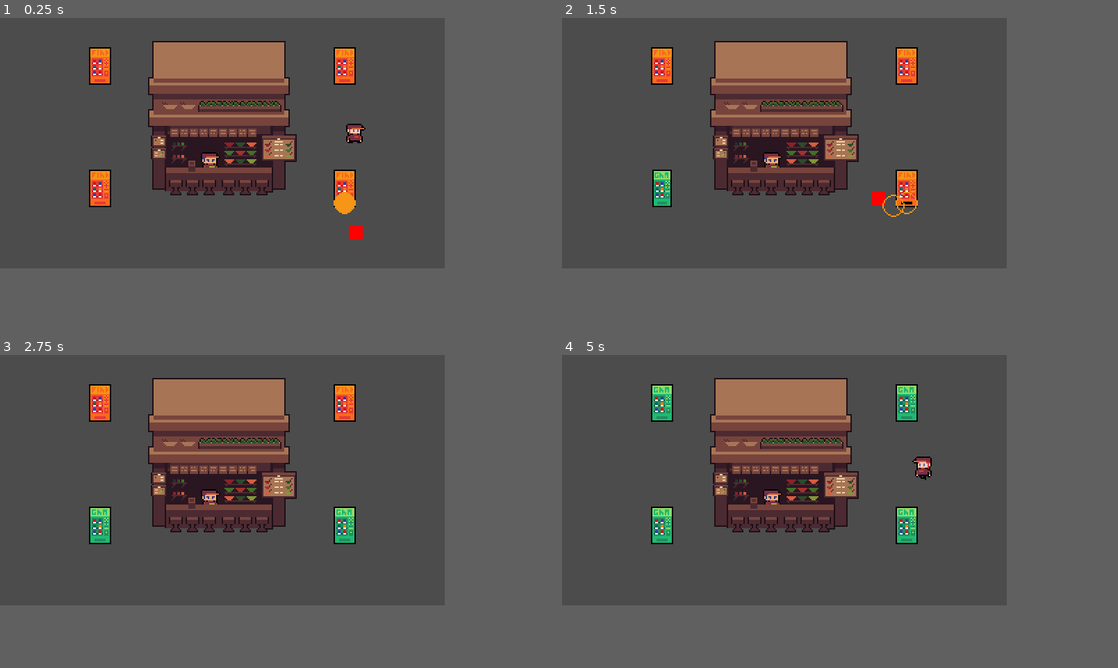
Above: before the commit, frames 1-4 (two rows, left to right).
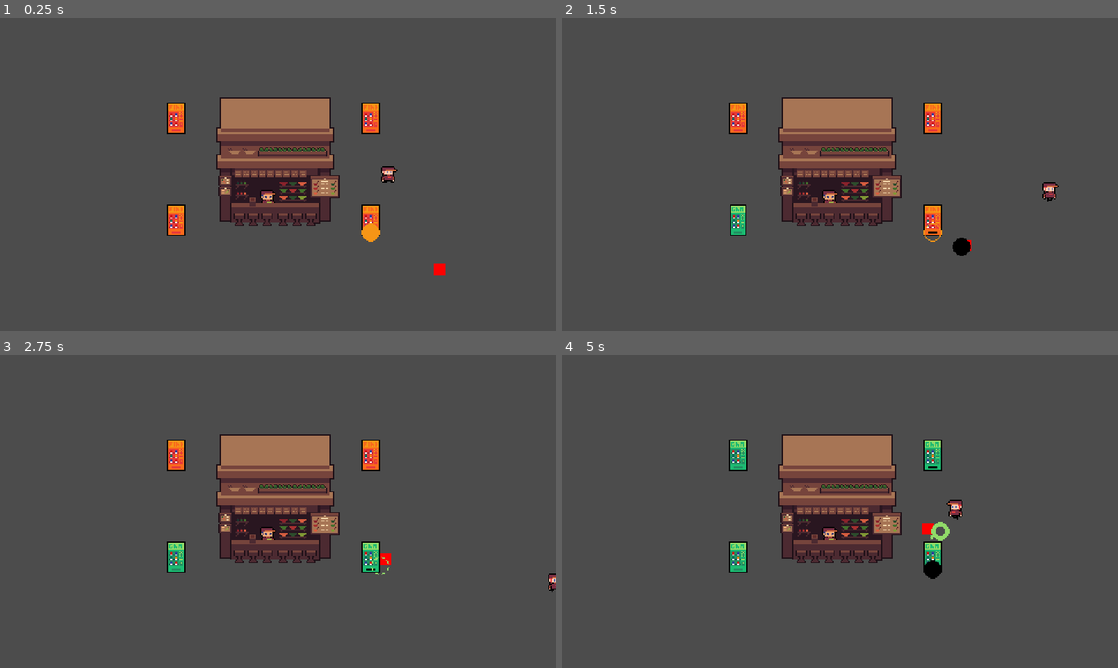
Above: after the commit, the same moments.

Repository: pithnoo/Elevending
Game: Godot game, scene res://Scenes/World.tscn
The game is run twice, just before and just after one commit, with the same random seed, the same clock (stepped at 60 frames per second) and the same inputs.
Inputs:
- Up to frame 1 (0.25 s): no input
- Up to frame 2 (1.5 s): hold Right (ui_right) 0.53-1.28 s; tap Space (roll) at 0.6 s; hold Down (ui_down) from 1.28 s (still down); tap H (turret1) at 1.35 s
- Up to frame 3 (2.75 s): release Down (ui_down) at 2.03 s; hold Right (ui_right) from 2.03 s (still down); tap J (turret2) at 2.1 s
- Up to frame 4 (5 s): release Right (ui_right) at 2.78 s; hold Up (ui_up) 2.78-3.53 s; tap K (turret3) at 2.85 s; hold Left (ui_left) from 3.53 s (still down); tap L (turret4) at 3.6 s; tap Space (roll) at 4.35 s
In our replay, the window is 640x360 before the commit and 800x450 after it. These sizes can differ from the game's own. Grey fills any space a smaller window leaves; there, only what the larger window draws over its background counts as a difference.

The runs differ from the first frame. In frame 1, 19% of the frame differs, in the area x 16-81%, y 7-83%; in frame 2, 19%; in frame 3, 19%; in frame 4, 19%.

Commit message:
fixed issue which caused all turret flash, adjusted resolution

Diff:
--- a/Code/Level/core.gd
+++ b/Code/Level/core.gd
@@ -9,5 +9,4 @@
 	queue_free()
 
 func _on_HurtBox_area_entered(area:Area2D):
-	#print("check")
 	pass
--- a/Code/Turret/turret.gd
+++ b/Code/Turret/turret.gd
@@ -13,8 +13,6 @@
 export(PackedScene) var Projectile
 export(PackedScene) var projectileEffect
 export(int) var maxAmmo
-
-# export(float) var projectileSpeed
 export(float) var cooldown
 
 func _ready():
--- a/Code/Turret/turret_manager.gd
+++ b/Code/Turret/turret_manager.gd
@@ -31,8 +31,6 @@
 
 	if switchInput && switchTimer.is_stopped():
 
-		print(switchInput)
-
 		switchTimer.start(cooldown)
 
 		var wr = weakref(currentTurret)
--- a/Code/Turret/turret_start.gd
+++ b/Code/Turret/turret_start.gd
@@ -1,7 +1,9 @@
 extends TurretBaseState
 
 export(NodePath) var idle_node
+export(NodePath) var empty_node
 
+onready var empty_state: TurretBaseState = get_node(empty_node)
 onready var idle_state: TurretBaseState = get_node(idle_node)
 var animation_finished = false
 
@@ -9,10 +11,12 @@
 	.enter()
 
 func process(_delta: float) -> TurretBaseState:
+	if turret.ammo <= 0:
+		return empty_state
 	if animation_finished:
 		return idle_state
 
 	return null
 
-func _on_AnimationPlayer_animation_finished(anim_name:String):
+func start_finished():
 	animation_finished = true
--- a/Scenes/Entities/Core.tscn
+++ b/Scenes/Entities/Core.tscn
@@ -36,7 +36,6 @@
 position = Vector2( -0.5, 0 )
 shape = SubResource( 2 )
 
-[connection signal="health_changed" from="Stats" to="." method="_on_Stats_health_changed"]
 [connection signal="no_health" from="Stats" to="." method="_on_Stats_no_health"]
 [connection signal="area_entered" from="HurtBox" to="." method="_on_HurtBox_area_entered"]
 [connection signal="area_entered" from="HurtBox" to="HurtBox" method="_on_HurtBox_area_entered"]
--- a/Scenes/Entities/FireTurret.tscn
+++ b/Scenes/Entities/FireTurret.tscn
@@ -44,6 +44,7 @@
 
 [sub_resource type="Animation" id=13]
 resource_name = "Idle"
+length = 0.001
 tracks/0/type = "value"
 tracks/0/path = NodePath("Sprite:frame")
 tracks/0/interp = 1
@@ -72,7 +73,7 @@
 "values": [ 1 ]
 }
 
-[sub_resource type="Animation" id=16]
+[sub_resource type="Animation" id=19]
 resource_name = "Start"
 length = 0.2
 step = 0.005
@@ -99,6 +100,32 @@
 "transitions": PoolRealArray( 1, 1 ),
 "update": 1,
 "values": [ true, false ]
+}
+tracks/2/type = "method"
+tracks/2/path = NodePath("StateManager/Start")
+tracks/2/interp = 1
+tracks/2/loop_wrap = true
+tracks/2/imported = false
+tracks/2/enabled = true
+tracks/2/keys = {
+"times": PoolRealArray( 0.2 ),
+"transitions": PoolRealArray( 1 ),
+"values": [ {
+"args": [  ],
+"method": "start_finished"
+} ]
+}
+tracks/3/type = "value"
+tracks/3/path = NodePath("Sprite:frame")
+tracks/3/interp = 1
+tracks/3/loop_wrap = true
+tracks/3/imported = false
+tracks/3/enabled = true
+tracks/3/keys = {
+"times": PoolRealArray( 0 ),
+"transitions": PoolRealArray( 1 ),
+"update": 1,
+"values": [ 2 ]
 }
 
 [sub_resource type="AnimationNodeAnimation" id=7]
@@ -128,6 +155,7 @@
 [sub_resource type="AnimationNodeStateMachinePlayback" id=15]
 
 [sub_resource type="ShaderMaterial" id=17]
+resource_local_to_scene = true
 shader = ExtResource( 11 )
 shader_param/active = false
 shader_param/colour = Color( 0.968627, 0.588235, 0.0901961, 1 )
@@ -136,7 +164,7 @@
 radius = 88.0
 
 [sub_resource type="RectangleShape2D" id=1]
-extents = Vector2( 8, 4 )
+extents = Vector2( 8, 9.5 )
 
 [node name="FireTurret" type="StaticBody2D"]
 collision_layer = 8
@@ -175,6 +203,7 @@
 script = ExtResource( 10 )
 animation_name = "Start"
 idle_node = NodePath("../Idle")
+empty_node = NodePath("../Empty")
 
 [node name="FirePoint" type="Position2D" parent="."]
 position = Vector2( 0, 13 )
@@ -184,7 +213,7 @@
 anims/Empty = SubResource( 12 )
 anims/Idle = SubResource( 13 )
 anims/RESET = SubResource( 14 )
-anims/Start = SubResource( 16 )
+anims/Start = SubResource( 19 )
 
 [node name="AnimationTree" type="AnimationTree" parent="."]
 tree_root = SubResource( 3 )
@@ -212,9 +241,8 @@
 shape = SubResource( 2 )
 
 [node name="CollisionShape2D" type="CollisionShape2D" parent="."]
-position = Vector2( 0, 4 )
+position = Vector2( 0, -1.5 )
 shape = SubResource( 1 )
 
-[connection signal="animation_finished" from="AnimationPlayer" to="StateManager/Start" method="_on_AnimationPlayer_animation_finished"]
 [connection signal="body_entered" from="AttackRange" to="AttackRange" method="_on_AttackRange_body_entered"]
 [connection signal="body_exited" from="AttackRange" to="AttackRange" method="_on_AttackRange_body_exited"]
--- a/Scenes/Entities/GrassTurret.tscn
+++ b/Scenes/Entities/GrassTurret.tscn
@@ -14,6 +14,7 @@
 
 [sub_resource type="Animation" id=11]
 resource_name = "Attack"
+length = 0.001
 tracks/0/type = "value"
 tracks/0/path = NodePath("Sprite:frame")
 tracks/0/interp = 1
@@ -44,6 +45,7 @@
 
 [sub_resource type="Animation" id=13]
 resource_name = "Idle"
+length = 0.001
 tracks/0/type = "value"
 tracks/0/path = NodePath("Sprite:frame")
 tracks/0/interp = 1
@@ -72,7 +74,7 @@
 "values": [ 1 ]
 }
 
-[sub_resource type="Animation" id=16]
+[sub_resource type="Animation" id=18]
 resource_name = "Start"
 length = 0.2
 step = 0.005
@@ -100,6 +102,32 @@
 "update": 1,
 "values": [ true, false ]
 }
+tracks/2/type = "method"
+tracks/2/path = NodePath("StateManager/Start")
+tracks/2/interp = 1
+tracks/2/loop_wrap = true
+tracks/2/imported = false
+tracks/2/enabled = true
+tracks/2/keys = {
+"times": PoolRealArray( 0.2 ),
+"transitions": PoolRealArray( 1 ),
+"values": [ {
+"args": [  ],
+"method": "start_finished"
+} ]
+}
+tracks/3/type = "value"
+tracks/3/path = NodePath("Sprite:frame")
+tracks/3/interp = 1
+tracks/3/loop_wrap = true
+tracks/3/imported = false
+tracks/3/enabled = true
+tracks/3/keys = {
+"times": PoolRealArray( 0 ),
+"transitions": PoolRealArray( 1 ),
+"update": 1,
+"values": [ 3 ]
+}
 
 [sub_resource type="AnimationNodeAnimation" id=7]
 animation = "Attack"
@@ -109,20 +137,26 @@
 
 [sub_resource type="AnimationNodeAnimation" id=8]
 animation = "Idle"
+
+[sub_resource type="AnimationNodeAnimation" id=19]
+animation = "Start"
 
 [sub_resource type="AnimationNodeStateMachine" id=3]
 states/Attack/node = SubResource( 7 )
 states/Attack/position = Vector2( 324, 144 )
 states/Empty/node = SubResource( 10 )
-states/Empty/position = Vector2( 736, 144 )
+states/Empty/position = Vector2( 520, 238 )
 states/Idle/node = SubResource( 8 )
 states/Idle/position = Vector2( 520, 144 )
+states/Start/node = SubResource( 19 )
+states/Start/position = Vector2( 324, 238 )
 start_node = "Idle"
-graph_offset = Vector2( 53, 19 )
+graph_offset = Vector2( 45, 44 )
 
 [sub_resource type="AnimationNodeStateMachinePlayback" id=15]
 
 [sub_resource type="ShaderMaterial" id=17]
+resource_local_to_scene = true
 shader = ExtResource( 11 )
 shader_param/active = false
 shader_param/colour = Color( 0.568627, 0.858824, 0.411765, 1 )
@@ -131,7 +165,7 @@
 radius = 88.0
 
 [sub_resource type="RectangleShape2D" id=1]
-extents = Vector2( 8, 4 )
+extents = Vector2( 8, 9.5 )
 
 [node name="GrassTurret" type="StaticBody2D"]
 collision_layer = 8
@@ -170,6 +204,7 @@
 script = ExtResource( 10 )
 animation_name = "Start"
 idle_node = NodePath("../Idle")
+empty_node = NodePath("../Empty")
 
 [node name="FirePoint" type="Position2D" parent="."]
 position = Vector2( 0, 13 )
@@ -179,7 +214,7 @@
 anims/Empty = SubResource( 12 )
 anims/Idle = SubResource( 13 )
 anims/RESET = SubResource( 14 )
-anims/Start = SubResource( 16 )
+anims/Start = SubResource( 18 )
 
 [node name="AnimationTree" type="AnimationTree" parent="."]
 tree_root = SubResource( 3 )
@@ -207,9 +242,8 @@
 shape = SubResource( 2 )
 
 [node name="CollisionShape2D" type="CollisionShape2D" parent="."]
-position = Vector2( 0, 4 )
+position = Vector2( 0, -1.5 )
 shape = SubResource( 1 )
 
-[connection signal="animation_finished" from="AnimationPlayer" to="StateManager/Start" method="_on_AnimationPlayer_animation_finished"]
 [connection signal="body_entered" from="AttackRange" to="AttackRange" method="_on_AttackRange_body_entered"]
 [connection signal="body_exited" from="AttackRange" to="AttackRange" method="_on_AttackRange_body_exited"]
--- a/Scenes/Entities/WaterTurret.tscn
+++ b/Scenes/Entities/WaterTurret.tscn
@@ -14,6 +14,7 @@
 
 [sub_resource type="Animation" id=5]
 resource_name = "Attack"
+length = 0.001
 tracks/0/type = "value"
 tracks/0/path = NodePath("Sprite:frame")
 tracks/0/interp = 1
@@ -44,6 +45,7 @@
 
 [sub_resource type="Animation" id=6]
 resource_name = "Idle"
+length = 0.001
 tracks/0/type = "value"
 tracks/0/path = NodePath("Sprite:frame")
 tracks/0/interp = 1
@@ -103,18 +105,6 @@
 "update": 0,
 "values": [ Vector2( 1, 1 ) ]
 }
-tracks/4/type = "value"
-tracks/4/path = NodePath("Sprite:material:shader_param/active")
-tracks/4/interp = 1
-tracks/4/loop_wrap = true
-tracks/4/imported = false
-tracks/4/enabled = true
-tracks/4/keys = {
-"times": PoolRealArray( 0 ),
-"transitions": PoolRealArray( 1 ),
-"update": 0,
-"values": [ true ]
-}
 
 [sub_resource type="Animation" id=12]
 resource_name = "Start"
@@ -143,6 +133,32 @@
 "transitions": PoolRealArray( 1, 1 ),
 "update": 1,
 "values": [ true, false ]
+}
+tracks/2/type = "method"
+tracks/2/path = NodePath("StateManager/Start")
+tracks/2/interp = 1
+tracks/2/loop_wrap = true
+tracks/2/imported = false
+tracks/2/enabled = true
+tracks/2/keys = {
+"times": PoolRealArray( 0.2 ),
+"transitions": PoolRealArray( 1 ),
+"values": [ {
+"args": [  ],
+"method": "start_finished"
+} ]
+}
+tracks/3/type = "value"
+tracks/3/path = NodePath("Sprite:frame")
+tracks/3/interp = 1
+tracks/3/loop_wrap = true
+tracks/3/imported = false
+tracks/3/enabled = true
+tracks/3/keys = {
+"times": PoolRealArray( 0 ),
+"transitions": PoolRealArray( 1 ),
+"update": 1,
+"values": [ 0 ]
 }
 
 [sub_resource type="AnimationNodeAnimation" id=7]
@@ -172,15 +188,16 @@
 [sub_resource type="AnimationNodeStateMachinePlayback" id=4]
 
 [sub_resource type="ShaderMaterial" id=13]
+resource_local_to_scene = true
 shader = ExtResource( 11 )
-shader_param/active = true
+shader_param/active = false
 shader_param/colour = Color( 0.560784, 0.827451, 1, 1 )
 
 [sub_resource type="CircleShape2D" id=2]
 radius = 88.0
 
 [sub_resource type="RectangleShape2D" id=1]
-extents = Vector2( 8, 4 )
+extents = Vector2( 8, 9.5 )
 
 [node name="WaterTurret" type="StaticBody2D"]
 collision_layer = 8
@@ -219,6 +236,7 @@
 script = ExtResource( 10 )
 animation_name = "Start"
 idle_node = NodePath("../Idle")
+empty_node = NodePath("../Empty")
 
 [node name="FirePoint" type="Position2D" parent="."]
 position = Vector2( 0, 13 )
@@ -256,9 +274,8 @@
 shape = SubResource( 2 )
 
 [node name="CollisionShape2D" type="CollisionShape2D" parent="."]
-position = Vector2( 0, 4 )
+position = Vector2( 0, -1.5 )
 shape = SubResource( 1 )
 
-[connection signal="animation_finished" from="AnimationPlayer" to="StateManager/Start" method="_on_AnimationPlayer_animation_finished"]
 [connection signal="body_entered" from="AttackRange" to="AttackRange" method="_on_AttackRange_body_entered"]
 [connection signal="body_exited" from="AttackRange" to="AttackRange" method="_on_AttackRange_body_exited"]
--- a/Scenes/Projectiles/FireProjectile.tscn
+++ b/Scenes/Projectiles/FireProjectile.tscn
@@ -32,7 +32,6 @@
 script = ExtResource( 2 )
 deathEffect = ExtResource( 4 )
 damage = 1
-type = 2
 
 [node name="CollisionShape2D" type="CollisionShape2D" parent="HitBox"]
 shape = SubResource( 2 )
--- a/Scenes/Projectiles/GrassProjectile.tscn
+++ b/Scenes/Projectiles/GrassProjectile.tscn
@@ -32,6 +32,7 @@
 script = ExtResource( 2 )
 deathEffect = ExtResource( 3 )
 damage = 1
+type = 2
 
 [node name="CollisionShape2D" type="CollisionShape2D" parent="HitBox"]
 shape = SubResource( 2 )
--- a/Scenes/World.tscn
+++ b/Scenes/World.tscn
@@ -8,6 +8,29 @@
 [node name="World" type="Node2D"]
 
 [node name="YSort" type="YSort" parent="."]
+position = Vector2( 80, 52 )
+
+[node name="Turrets" type="Node2D" parent="YSort"]
+
+[node name="TurretManager" parent="YSort/Turrets" instance=ExtResource( 1 )]
+position = Vector2( 72, 120 )
+
+[node name="TurretManager2" parent="YSort/Turrets" instance=ExtResource( 1 )]
+position = Vector2( 240, 120 )
+turretInput = 1
+
+[node name="TurretManager3" parent="YSort/Turrets" instance=ExtResource( 1 )]
+position = Vector2( 240, 32 )
+turretInput = 2
+
+[node name="TurretManager4" parent="YSort/Turrets" instance=ExtResource( 1 )]
+position = Vector2( 72, 32 )
+turretInput = 3
+
+[node name="Entities" type="YSort" parent="YSort"]
+
+[node name="Core" parent="YSort/Entities" instance=ExtResource( 3 )]
+position = Vector2( 160, 72 )
 
 [node name="Player" parent="YSort" instance=ExtResource( 2 )]
 position = Vector2( 256, 80 )
@@ -15,27 +38,5 @@
 "_edit_group_": true
 }
 
-[node name="Entities" type="YSort" parent="YSort"]
-
-[node name="Core" parent="YSort/Entities" instance=ExtResource( 3 )]
-position = Vector2( 160, 72 )
-
-[node name="Turrets" type="Node2D" parent="YSort/Entities"]
-
-[node name="TurretManager" parent="YSort/Entities/Turrets" instance=ExtResource( 1 )]
-position = Vector2( 72, 120 )
-
-[node name="TurretManager2" parent="YSort/Entities/Turrets" instance=ExtResource( 1 )]
-position = Vector2( 248, 120 )
-turretInput = 1
-
-[node name="TurretManager3" parent="YSort/Entities/Turrets" instance=ExtResource( 1 )]
-position = Vector2( 248, 32 )
-turretInput = 2
-
-[node name="TurretManager4" parent="YSort/Entities/Turrets" instance=ExtResource( 1 )]
-position = Vector2( 72, 32 )
-turretInput = 3
-
 [node name="EnemyFollowCore" parent="." instance=ExtResource( 4 )]
-position = Vector2( 260, 158 )
+position = Vector2( 384, 220 )
--- a/project.godot
+++ b/project.godot
@@ -79,11 +79,11 @@
 
 [display]
 
-window/size/width=320
-window/size/height=180
+window/size/width=480
+window/size/height=270
 window/size/fullscreen=true
-window/size/test_width=1280
-window/size/test_height=720
+window/size/test_width=1920
+window/size/test_height=1080
 window/stretch/mode="2d"
 
 [gui]
Not shown: 1 places in Scenes/Entities/GrassTurret.tscn that only renumber resources
